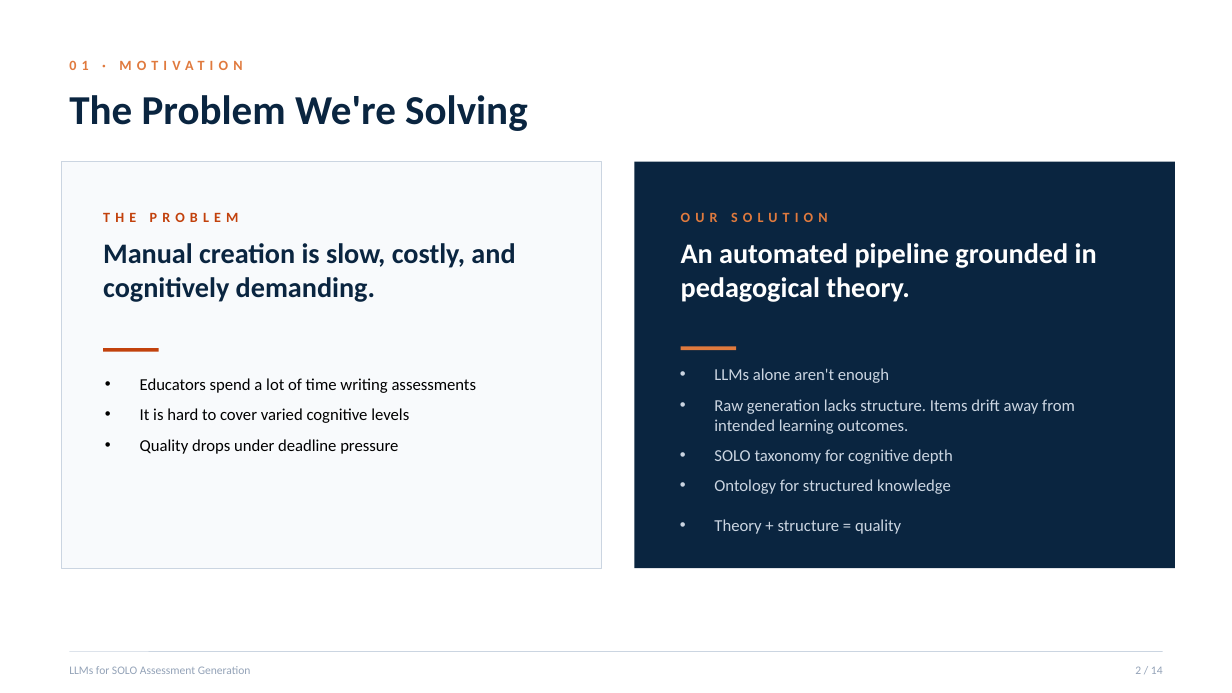
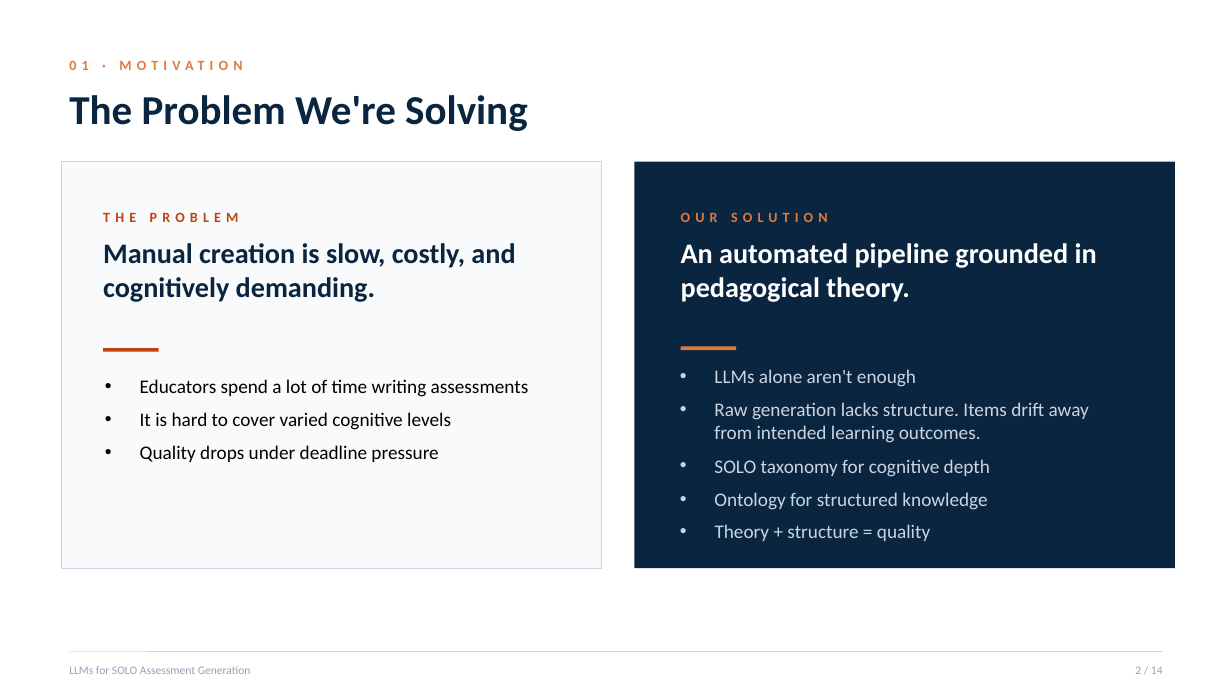
Before and after one commit to urospetraskovic/ObrazovniSoftProjekat, a slide deck: slide 2 of Project/Paper/SOLO_LLM_Assessment_Presentation.pptx. Drawn at 1232x693 pixels with LibreOffice and Linux fonts; fonts in the diff are those of the drawing. Boxes give left, top, right and bottom in pixels: in the first picture for what was removed or moved away, otherwise in the second. Text is boxed around its words. In the diff, an @@ line names an element or a change of style, - is before the commit and + after.

```diff
--- a/Project/Paper/SOLO_LLM_Assessment_Presentation.pptx
+++ b/Project/Paper/SOLO_LLM_Assessment_Presentation.pptx
@@ text "Educators spend a lot of ..." at (x1=140, y1=379, x2=529, y2=462): size 13 to 15 pt @@
@@ text "LLMs alone aren't enough" at (x1=714, y1=369, x2=1089, y2=510): size 13 to 15 pt @@
@@ text at (x1=714, y1=519, x2=901, y2=534): paragraph removed @@
-• Theory + structure = quality
@@ text added at (x1=715, y1=524, x2=930, y2=541), 15 pt, text #CBD5E1 @@
+• Theory + structure = quality
```
Also in this commit, not shown: 10 other slides changed, 1 slide added, 1 slide removed, 1 other file.
